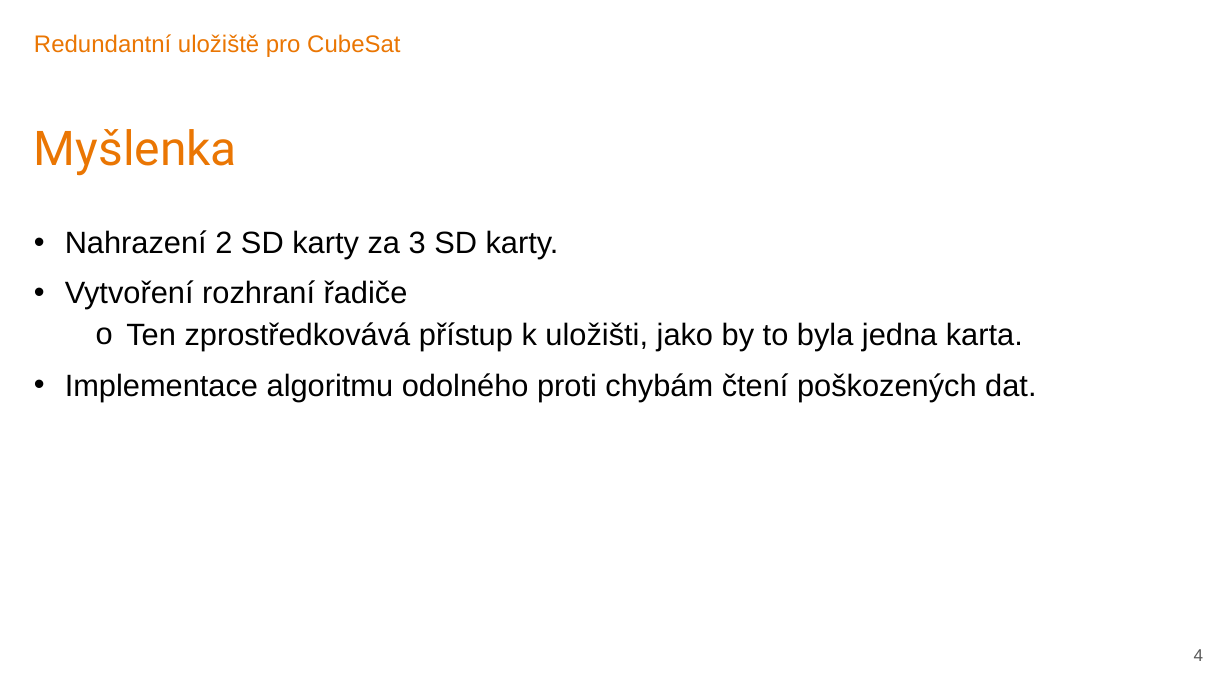
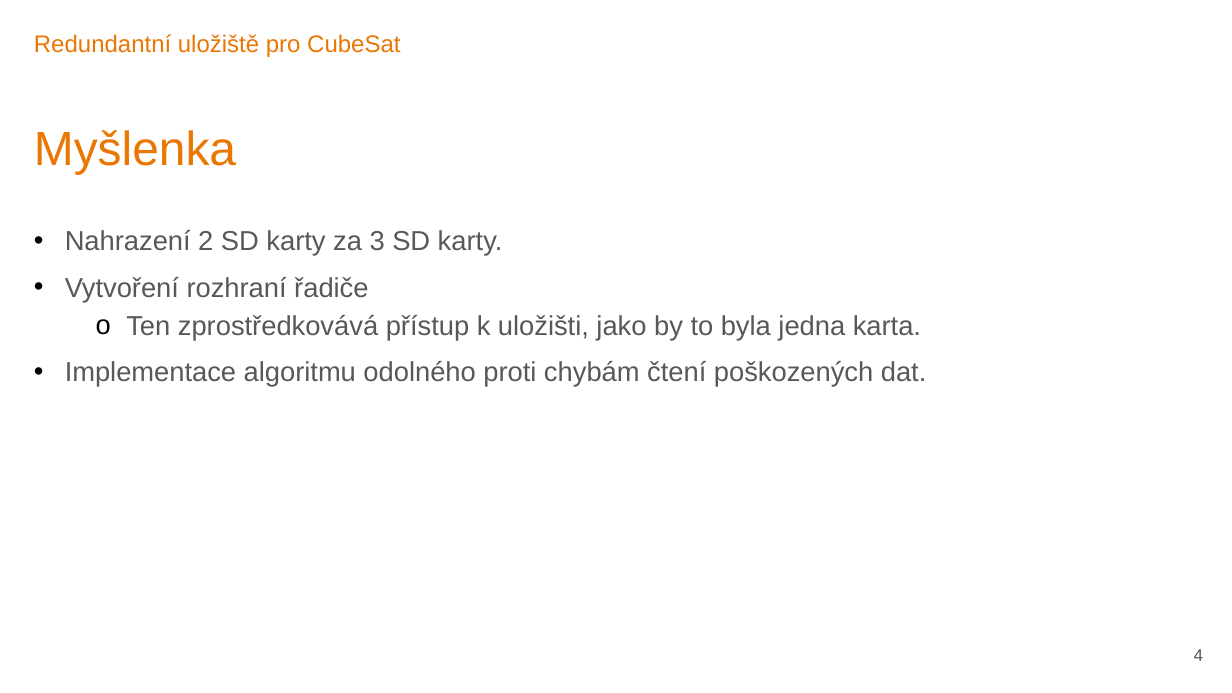
Before and after one commit to TUL-IT-2020/DSI-Diplomovy_seminar, a slide deck: slide 4 of Körner-Obhajoba_na_nečisto.pptx. Drawn at 1232x693 pixels with LibreOffice and Linux fonts; fonts in the diff are those of the drawing; background and template pictures are left out. Boxes give left, top, right and bottom in pixels: in the first picture for what was removed or moved away, otherwise in the second. Text is boxed around its words. In the diff, an @@ line names an element or a change of style, - is before the commit and + after.

```diff
--- a/Körner-Obhajoba_na_nečisto.pptx
+++ b/Körner-Obhajoba_na_nečisto.pptx
@@ title "Myšlenka" at [34, 130, 236, 174]: font Roboto to Arial @@
@@ text "Nahrazení 2 SD karty za ..." at [65, 230, 927, 387]: size 18 to 16 pt, text colour #000000 to #585858 @@
```
Also in this commit, not shown: 14 other slides changed, 1 other file.
